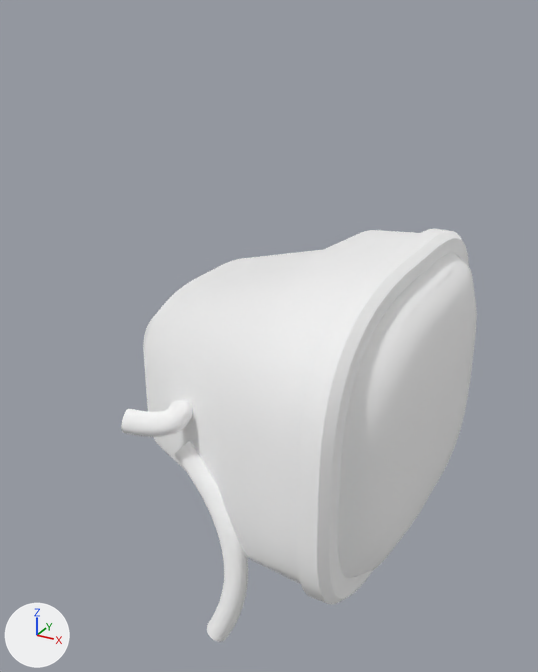
What one commit did to the glTF model Data/BikesV2/kits/varga_naked__front2.glb.
Before and after are seen from a 50 mm lens placed at (1.373, -0.276, 1.059), pointed at (1.226, -0.009, 0.925). Every picture has the same lights, and +X, +Y and +Z are marked at lower left. The first picture is the older version. Vertices at exactly the same position are counted once.

In view in the first picture: 'varga_naked__front2'.
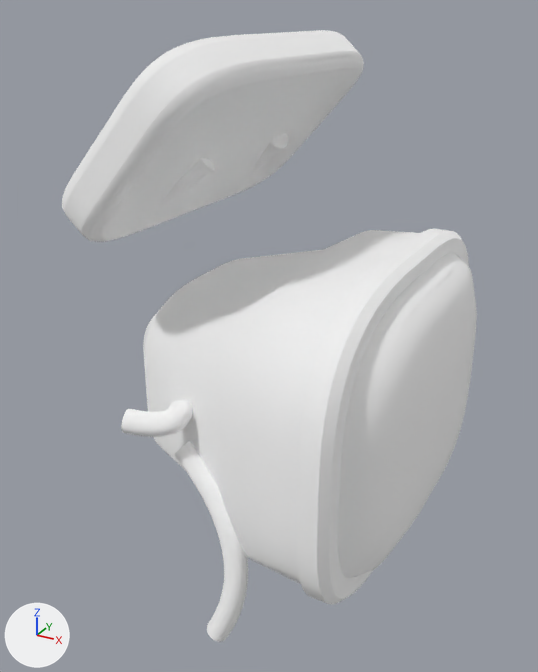
The change, as a list of edits to the scene's bpy script:
```text
Add mat_s065:
    mat_s065 = principled_material('s065')
    mat_s065.base_color = (1.0, 1.0, 1.0)  # white #ffffff
    mat_s065.metallic = 1.0
    mat_s065.roughness = 1.0
Add mat_s066:
    mat_s066 = principled_material('s066')
    mat_s066.base_color = (1.0, 1.0, 1.0)  # white #ffffff
    mat_s066.metallic = 1.0
    mat_s066.roughness = 1.0
Add mat_s067:
    mat_s067 = principled_material('s067')
    mat_s067.base_color = (1.0, 1.0, 1.0)  # white #ffffff
    mat_s067.metallic = 1.0
    mat_s067.roughness = 1.0
Change me_mesh_0:
    used by ob_varga_naked__front2; location = (0.0, 0.0, 0.0)
    remove me_mesh_0.from_pydata(...)  # 3313 vertices, 6194 faces; spans x 1.168..1.307, y -0.087..0.087, z 0.814..0.971
    add me_mesh_0.from_pydata(...)  # 3949 vertices, 7450 faces; spans x 1.166..1.307, y -0.087..0.087, z 0.814..1.05
    me_mesh_0 part 1: a new loose piece of 348 vertices spanning x 1.166..1.238, y -0.078..0.078, z 0.973..1.05, in mat_s065 (white #ffffff)
    me_mesh_0 part 2: a new loose piece of 100 vertices spanning x 1.168..1.214, y -0.045..-0.025, z 0.976..1.009, in mat_s067 (white #ffffff)
    me_mesh_0 part 3: a new loose piece of 100 vertices spanning x 1.168..1.214, y 0.025..0.045, z 0.976..1.009, in mat_s067 (white #ffffff)
    other edits to the shape of me_mesh_0 do not show in these pictures
    add me_mesh_0.materials.append(mat_s065)  # white #ffffff
    add me_mesh_0.materials.append(mat_s066)  # white #ffffff
    add me_mesh_0.materials.append(mat_s067)  # white #ffffff
```

Where the change shows, as pixel boxes (x1, y1, x2, y2) in the pictures (538 x 672 px):
'varga_naked__front2', reshaped (17% wider, 48% taller)
    before: (121, 229, 477, 642)
    after: (62, 30, 477, 642)
part 1 of me_mesh_0, added
    after: (62, 30, 364, 242)
part 2 of me_mesh_0, added
    after: (162, 158, 215, 204)
part 3 of me_mesh_0, added
    after: (252, 133, 288, 173)
